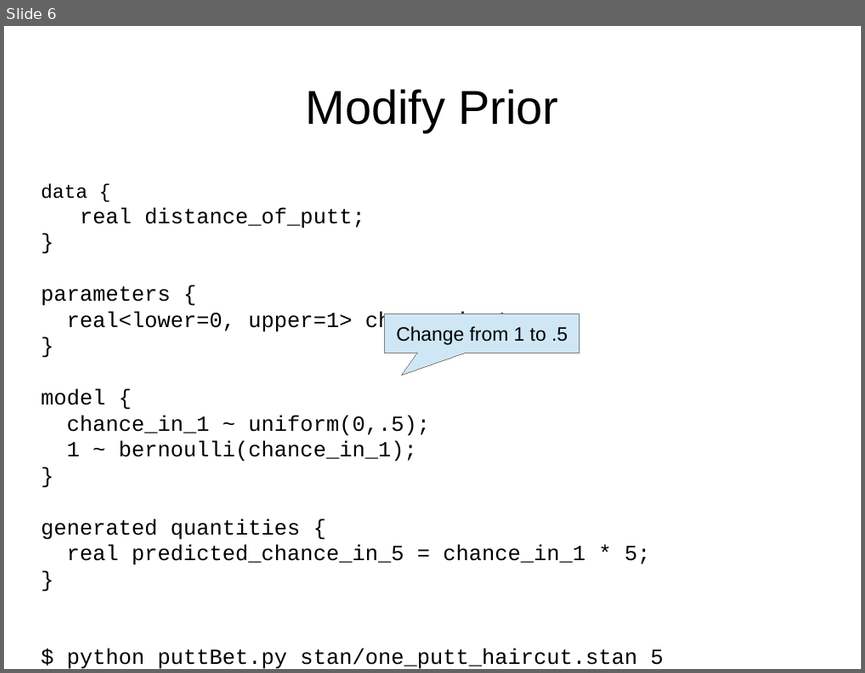
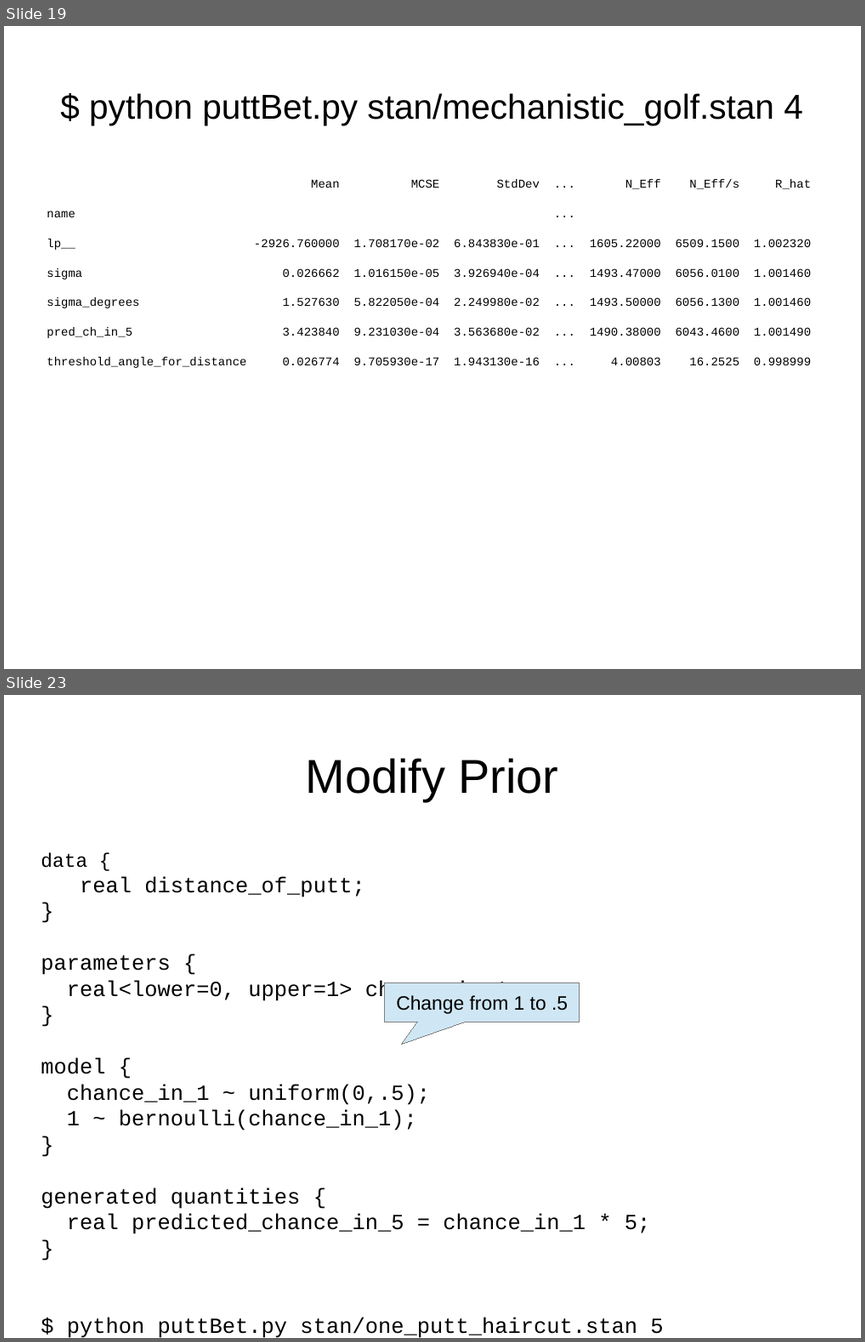
Before and after one commit to breckbaldwin/StanIsThePlanDist, a slide deck: slides/StanIsThePlanPyData2.odp. Shown one above the other, each under a label of ours: slide 6 before the commit, slides 19 and 23 after it; the slides between them are not shown. The pictures are 865x673 and 865x1342 pixels, drawn with LibreOffice and Linux fonts; fonts in the diff are those of the drawing. Boxes give left, top, right and bottom in pixels: in the first picture for what was removed or moved away, otherwise in the second. Text is boxed around its words. In the diff, an @@ line names an element or a change of style, - is before the commit and + after.

```diff
--- a/slides/StanIsThePlanPyData2.odp
+++ b/slides/StanIsThePlanPyData2.odp
@@ slide 19 added at [4,26,861,669], background #FFFFFF @@
@@ title added at [89,93,803,125], 32 pt, text #000000 @@
+$ python puttBet.py stan/mechanistic_golf.stan 4
@@ text added at [46,179,811,368], 11 pt, text #000000 @@
+Mean MCSE StdDev ... N_Eff N_Eff/s R_hat
+name ...
+lp__ -2926.760000 1.708170e-02 6.843830e-01 ... 1605.22000 6509.1500 1.002320
+sigma 0.026662 1.016150e-05 3.926940e-04 ... 1493.47000 6056.0100 1.001460
+sigma_degrees 1.527630 5.822050e-04 2.249980e-02 ... 1493.50000 6056.1300 1.001460
+pred_ch_in_5 3.423840 9.231030e-04 3.563680e-02 ... 1490.38000 6043.4600 1.001490
+threshold_angle_for_distance 0.026774 9.705930e-17 1.943130e-16 ... 4.00803 16.2525 0.998999
@@ what was slide 6 is now slide 23 @@
```
Also in this commit, not shown: 17 other slides added, 1 slide removed, 6 other files.
